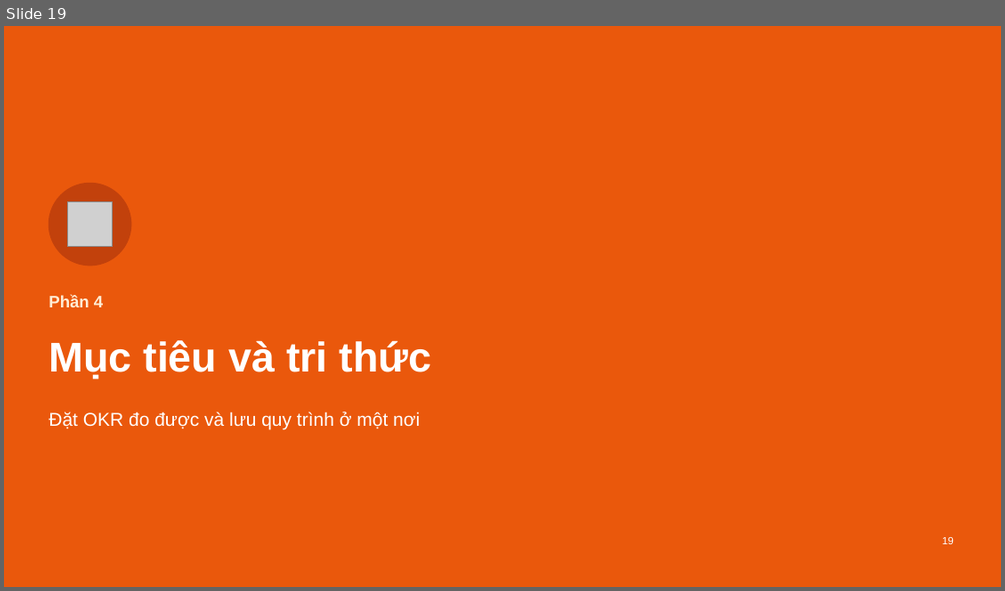
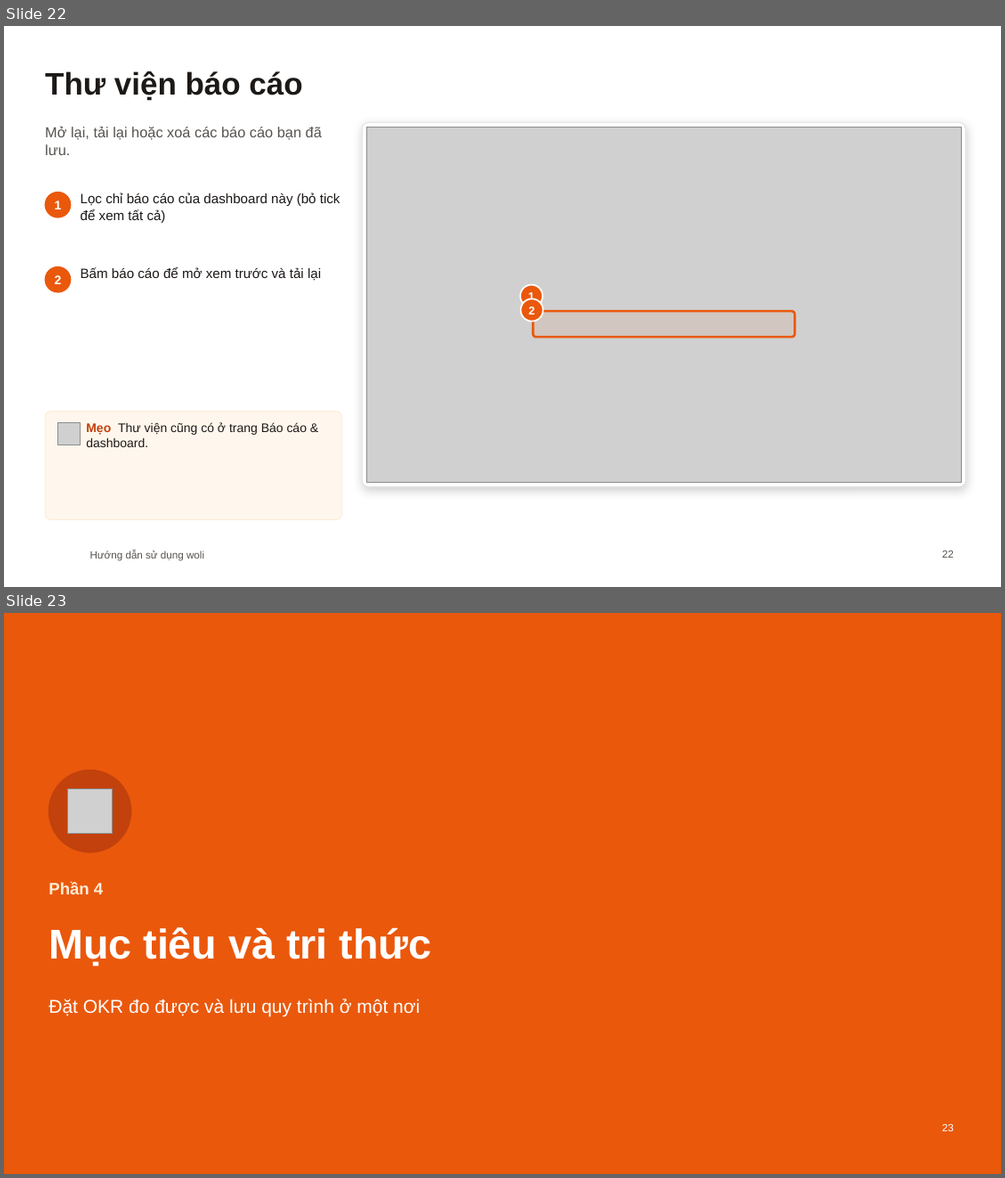
Before and after one commit to diuthihieu/hr-task-managent-CL, a slide deck: docs/woli-Huong-dan-su-dung.pptx. Shown one above the other, each under a label of ours: slide 19 before the commit, slides 22 and 23 after it. The pictures are 1005x591 and 1005x1178 pixels, drawn with LibreOffice and Linux fonts; fonts in the diff are those of the drawing; grey boxes stand for pictures; background and template pictures are left out. Boxes give left, top, right and bottom in pixels: in the first picture for what was removed or moved away, otherwise in the second. Text is boxed around its words. In the diff, an @@ line names an element or a change of style, - is before the commit and + after.

```diff
--- a/docs/woli-Huong-dan-su-dung.pptx
+++ b/docs/woli-Huong-dan-su-dung.pptx
@@ slide 22 added at box(4, 26, 1001, 587), background #FFFFFF @@
@@ title added at box(45, 71, 302, 101), 30 pt, text #1C1917, bold @@
+Thư viện báo cáo
@@ text added at box(45, 126, 322, 155), 14 pt, text #57534E @@
+Mở lại, tải lại hoặc xoá các báo cáo bạn đã lưu.
@@ rounded rectangle added at box(362, 122, 966, 487), fill #FFFFFF, outline #E7E5E4 1 pt @@
@@ picture added at box(367, 127, 961, 483) @@
@@ ellipse added at box(45, 192, 71, 217), fill #EA580C, outline #EA580C 1 pt @@
@@ text added at box(55, 200, 62, 209), 12 pt, text #FFFFFF, bold @@
+1
@@ text added at box(81, 192, 340, 223), 13 pt, text #1C1917 @@
+Lọc chỉ báo cáo của dashboard này (bỏ tick để xem tất cả)
@@ ellipse added at box(45, 267, 71, 292), fill #EA580C, outline #EA580C 1 pt @@
@@ text added at box(55, 275, 62, 284), 12 pt, text #FFFFFF, bold @@
+2
@@ text added at box(81, 267, 321, 281), 13 pt, text #1C1917 @@
+Bấm báo cáo để mở xem trước và tải lại
@@ ellipse added at box(520, 285, 542, 307), fill #EA580C, outline #FFFFFF 1.5 pt @@
@@ text added at box(528, 292, 534, 300), 11 pt, text #FFFFFF, bold @@
+1
@@ ellipse added at box(521, 299, 543, 321), fill #EA580C, outline #FFFFFF 1.5 pt @@
@@ text added at box(528, 306, 534, 314), 11 pt, text #FFFFFF, bold @@
+2
@@ rounded rectangle added at box(533, 297, 540, 305), fill #EA580C at 8% opacity, outline #EA580C 2.25 pt @@
@@ rounded rectangle added at box(533, 311, 794, 338), fill #EA580C at 8% opacity, outline #EA580C 2.25 pt @@
@@ rounded rectangle added at box(45, 411, 342, 520), fill #FFF7ED, outline #FFEDD5 1 pt @@
@@ picture added at box(57, 422, 81, 445) @@
@@ text added at box(86, 422, 307, 447), 12 pt, text #1C1917 @@
+Mẹo Thư viện cũng có ở trang Báo cáo & dashboard.
@@ text added at box(90, 550, 204, 561), 10 pt, text #57534E @@
+Hướng dẫn sử dụng woli
@@ page number added at box(942, 550, 954, 557), 10 pt, text #57534E @@
+22
@@ what was slide 19 is now slide 23 @@
@@ page number at box(942, 1124, 954, 1131): text changed @@
-19
+23
```
Also in this commit, not shown: 3 slides changed, 4 other slides added, 5 other files.
